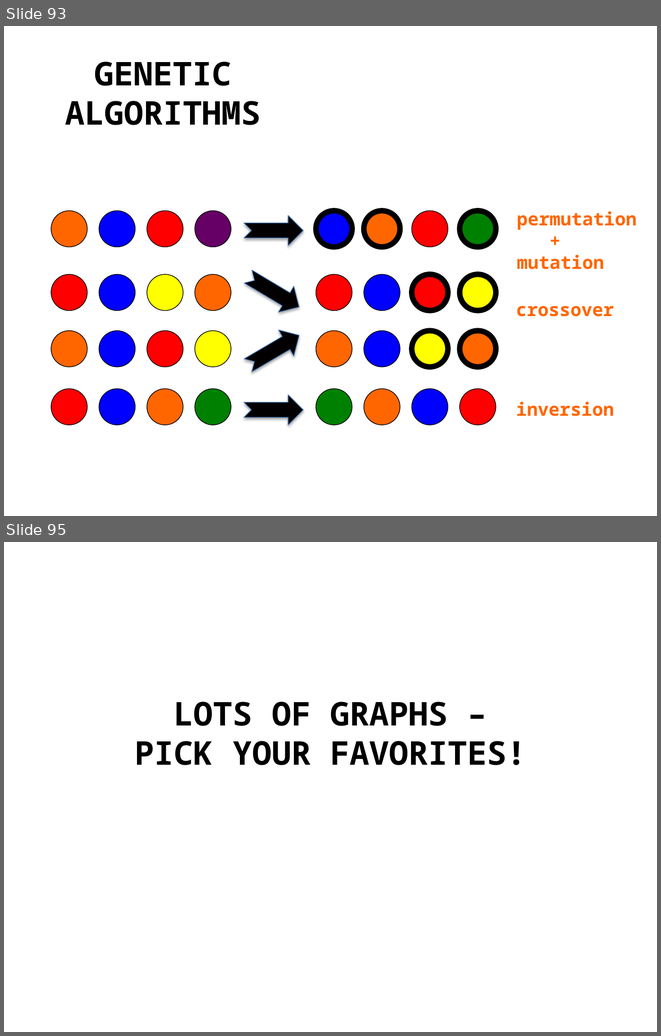
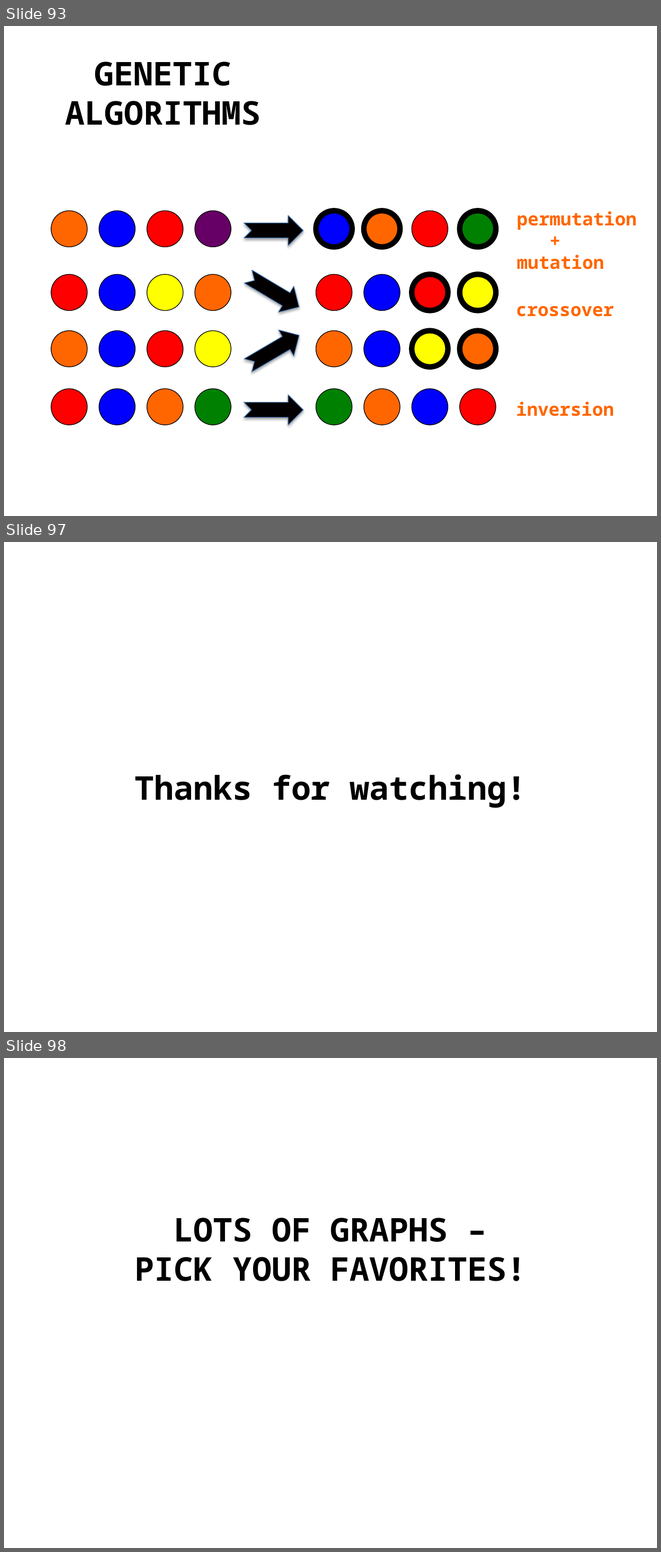
Before and after one commit to amlsf/am207project, a slide deck: video/am207_2.pptx. Shown one above the other, each under a label of ours: slides 93 and 95 before the commit, slides 93, 97 and 98 after it; the slides between them are not shown. The pictures are 661x1036 and 661x1552 pixels, drawn with LibreOffice and Linux fonts; fonts in the diff are those of the drawing. Boxes give left, top, right and bottom in pixels: in the first picture for what was removed or moved away, otherwise in the second. Text is boxed around its words. In the diff, an @@ line names an element or a change of style, - is before the commit and + after.

```diff
--- a/video/am207_2.pptx
+++ b/video/am207_2.pptx
@@ slide 97 added at (4,542,657,1032), background #FFFFFF @@
@@ text added at (134,774,527,808), 36 pt, text #000000, bold @@
+Thanks for watching!
@@ what was slide 95 is now slide 98 @@
```
Also in this commit, not shown: 2 slides changed, 4 other slides added, 3 slides removed, 1 other file.
